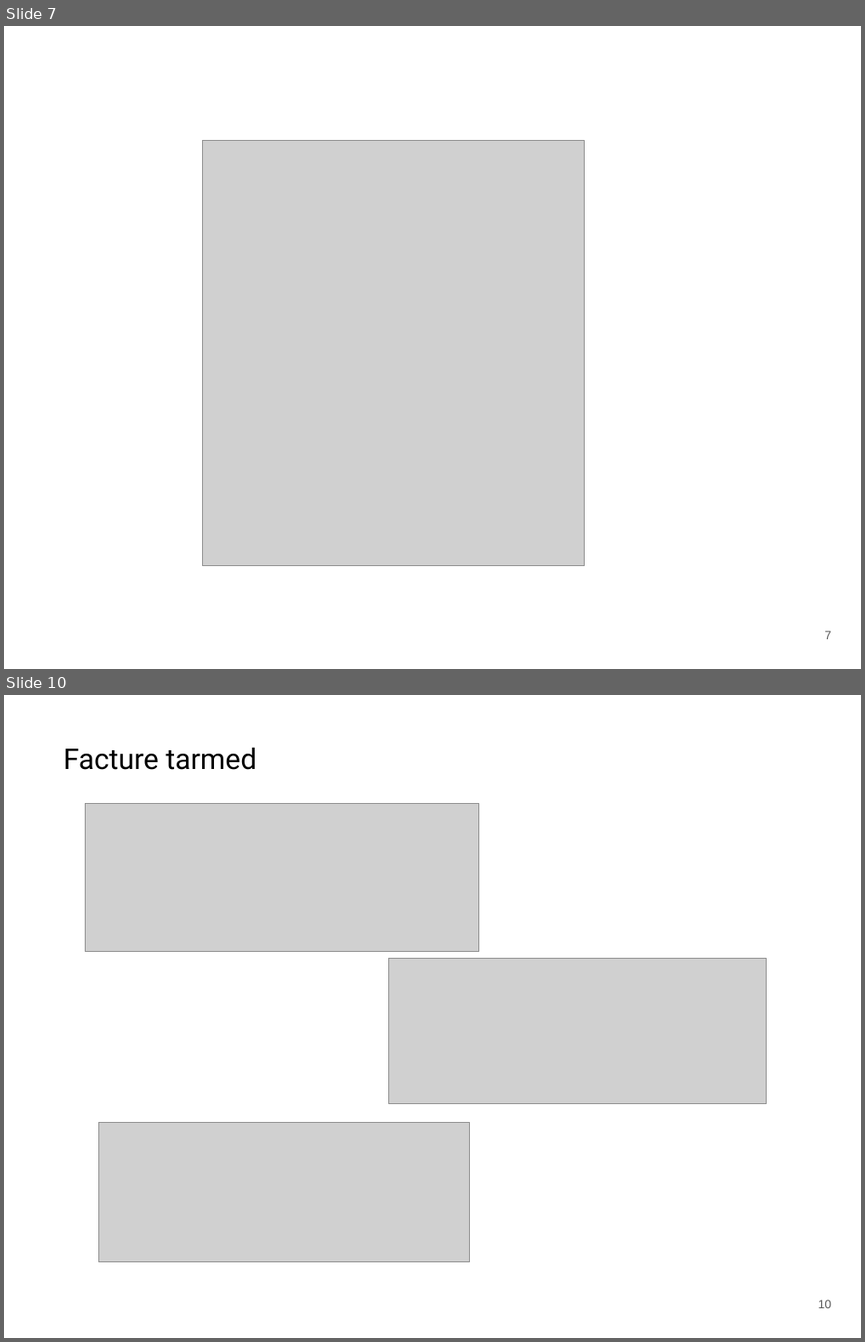
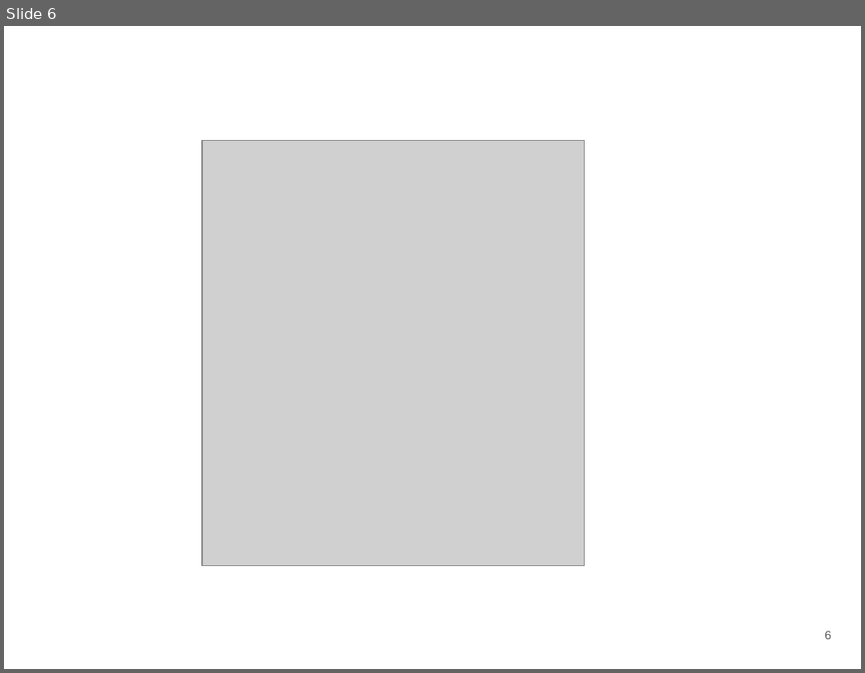
Before and after one commit to giodemaio/hackathonGM, a slide deck: GM IT Hackathon PITCH Doc Time.pptx. Shown one above the other, each under a label of ours: slides 7 and 10 before the commit, slide 6 after it; the slides between them are not shown. The pictures are 865x1342 and 865x673 pixels, drawn with LibreOffice and Linux fonts; fonts in the diff are those of the drawing; grey boxes stand for pictures; background and template pictures are left out. Boxes give left, top, right and bottom in pixels: in the first picture for what was removed or moved away, otherwise in the second. Text is boxed around its words. In the diff, an @@ line names an element or a change of style, - is before the commit and + after.

```diff
--- a/GM IT Hackathon PITCH Doc Time.pptx
+++ b/GM IT Hackathon PITCH Doc Time.pptx
@@ slide 10 removed at (x1=4, y1=695, x2=861, y2=1338), background picture (left out) @@
@@ text removed at (x1=64, y1=747, x2=256, y2=770) @@
-Facture tarmed
@@ picture removed at (x1=85, y1=804, x2=477, y2=952) @@
@@ picture removed at (x1=389, y1=958, x2=766, y2=1104) @@
@@ picture removed at (x1=98, y1=1123, x2=469, y2=1262) @@
@@ page number removed at (x1=818, y1=1299, x2=832, y2=1308) @@
-10
@@ what was slide 7 is now slide 6 @@
@@ page number at (x1=824, y1=630, x2=831, y2=639): text changed @@
-7
+6
```
Also in this commit, not shown: 1 slide changed, 1 slide added, 4 other slides removed.
